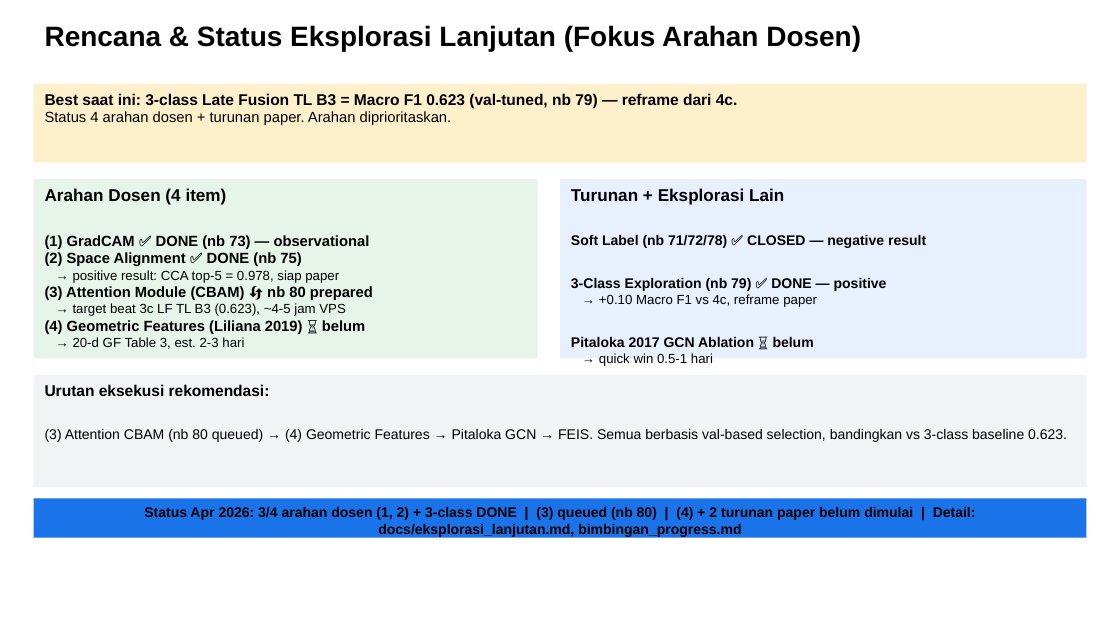
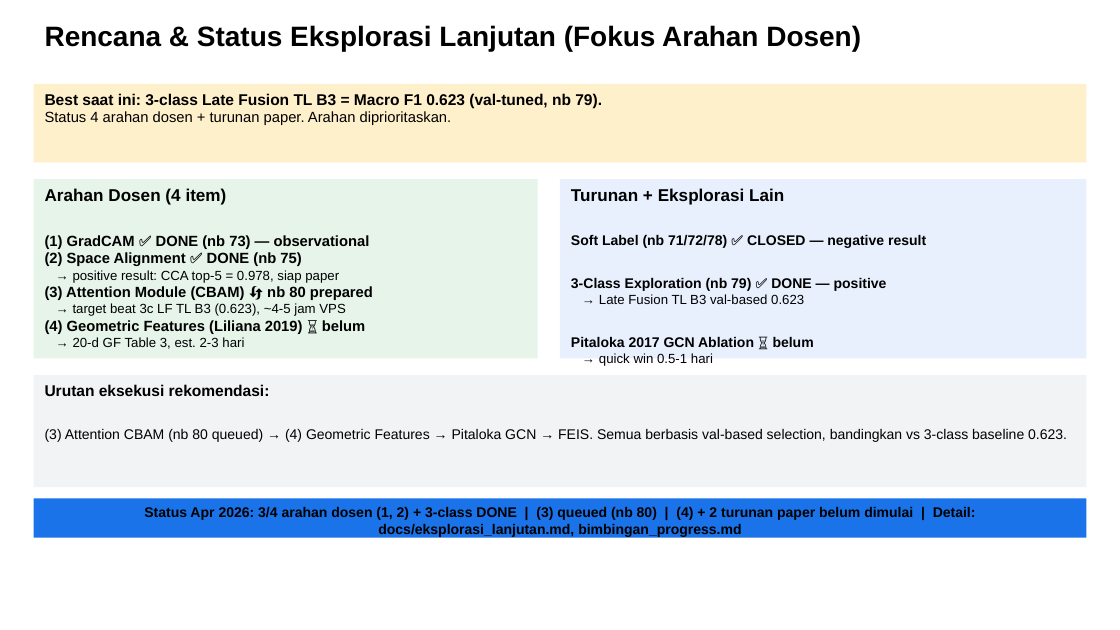
Before and after one commit to taufikhdyt01/MultimodalEmoLearn-CNN-LSTM, a slide deck: slide 136 of docs/PPT Bimbingan.pptx (slide 135 before the commit). Drawn at 1120x630 pixels with LibreOffice and Linux fonts; fonts in the diff are those of the drawing. Boxes give left, top, right and bottom in pixels: in the first picture for what was removed or moved away, otherwise in the second. Text is boxed around its words. In the diff, an @@ line names an element or a change of style, - is before the commit and + after.

```diff
--- a/docs/PPT Bimbingan.pptx
+++ b/docs/PPT Bimbingan.pptx
@@ text in rectangle at (45, 93, 602, 108): text changed @@
-Best saat ini: 3-class Late Fusion TL B3 = Macro F1 0.623 (val-tuned, nb 79) — reframe dari 4c.
+Best saat ini: 3-class Late Fusion TL B3 = Macro F1 0.623 (val-tuned, nb 79).
@@ text in rectangle at (599, 294, 804, 304): text changed @@
-→ +0.10 Macro F1 vs 4c, reframe paper
+→ Late Fusion TL B3 val-based 0.623
```
Also in this commit, not shown: 1 other slide changed, 1 slide added, 3 other files.
